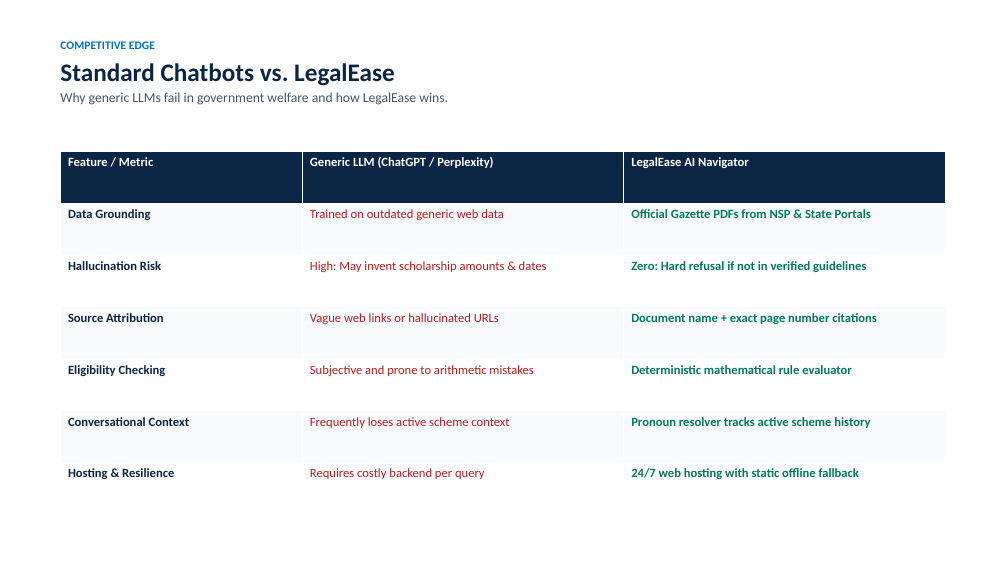
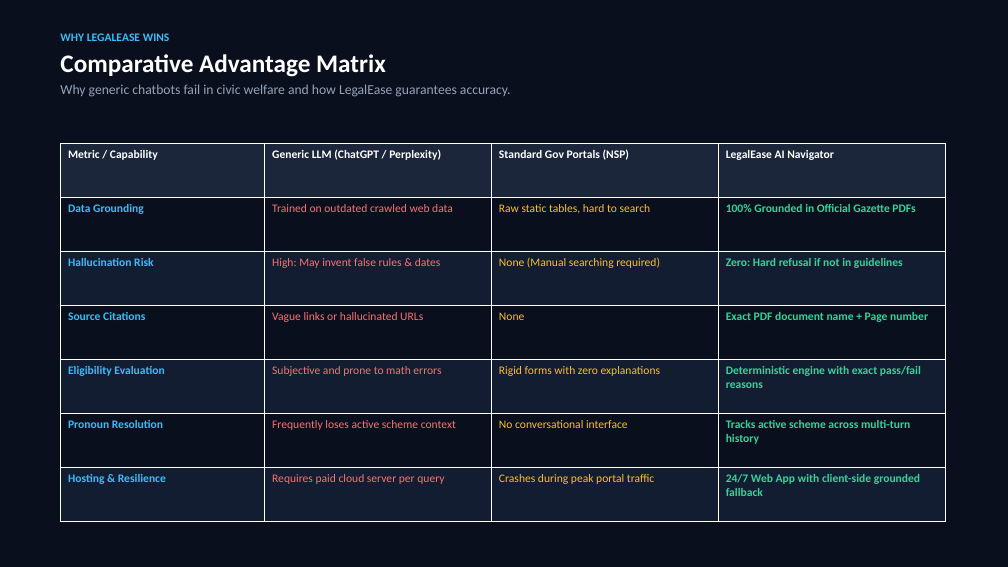
Before and after one commit to Abhinav909-jpg/LegalEase, a slide deck: slide 7 of LegalEase_Hackathon_Pitch.pptx (slide 6 before the commit). Drawn at 1008x567 pixels with LibreOffice and Linux fonts; fonts in the diff are those of the drawing. Boxes give left, top, right and bottom in pixels: in the first picture for what was removed or moved away, otherwise in the second. Text is boxed around its words. In the diff, an @@ line names an element or a change of style, - is before the commit and + after.

```diff
--- a/LegalEase_Hackathon_Pitch.pptx
+++ b/LegalEase_Hackathon_Pitch.pptx
@@ rectangle added at [0,0,1008,567], fill #0A0F1D @@
@@ text at [60,33,511,97]: text changed; text colour #475569 to #94A3B8 @@
-COMPETITIVE EDGE
-Standard Chatbots vs. LegalEase
-Why generic LLMs fail in government welfare and how LegalEase wins.
+WHY LEGALEASE WINS
+Comparative Advantage Matrix
+Why generic chatbots fail in civic welfare and how LegalEase guarantees accuracy.
@@ table at [60,144,945,522] @@
-column 1: Feature / Metric | Data Grounding | Hallucination Risk | Source Attribution | Eligibility Checking | Conversational Context | Hosting & Resilience
-column 2: Generic LLM (ChatGPT / Perplexity) | Trained on outdated generic web data | High: May invent scholarship amounts & dates | Vague web links or hallucinated URLs | Subjective and prone to arithmetic mistakes | Frequently loses active scheme context | Requires costly backend per query
-column 3: LegalEase AI Navigator | Official Gazette PDFs from NSP & State Portals | Zero: Hard refusal if not in verified guidelines | Document name + exact page number citations | Deterministic mathematical rule evaluator | Pronoun resolver tracks active scheme history | 24/7 web hosting with static offline fallback
+column 1: Metric / Capability | Data Grounding | Hallucination Risk | Source Citations | Eligibility Evaluation | Pronoun Resolution | Hosting & Resilience
+column 2: Generic LLM (ChatGPT / Perplexity) | Trained on outdated crawled web data | High: May invent false rules & dates | Vague links or hallucinated URLs | Subjective and prone to math errors | Frequently loses active scheme context | Requires paid cloud server per query
+column 3: Standard Gov Portals (NSP) | Raw static tables, hard to search | None (Manual searching required) | None | Rigid forms with zero explanations | No conversational interface | Crashes during peak portal traffic
+column 4: LegalEase AI Navigator | 100% Grounded in Official Gazette PDFs | Zero: Hard refusal if not in guidelines | Exact PDF document name + Page number | Deterministic engine with exact pass/fail reasons | Tracks active scheme across multi-turn history | 24/7 Web App with client-side grounded fallback
@@ table: place and size @@
-table at [60,151,945,514]
+table at [60,144,945,522]
```
Also in this commit, not shown: 5 other slides changed, 4 slides added, 3 slides removed, 1 other file.
